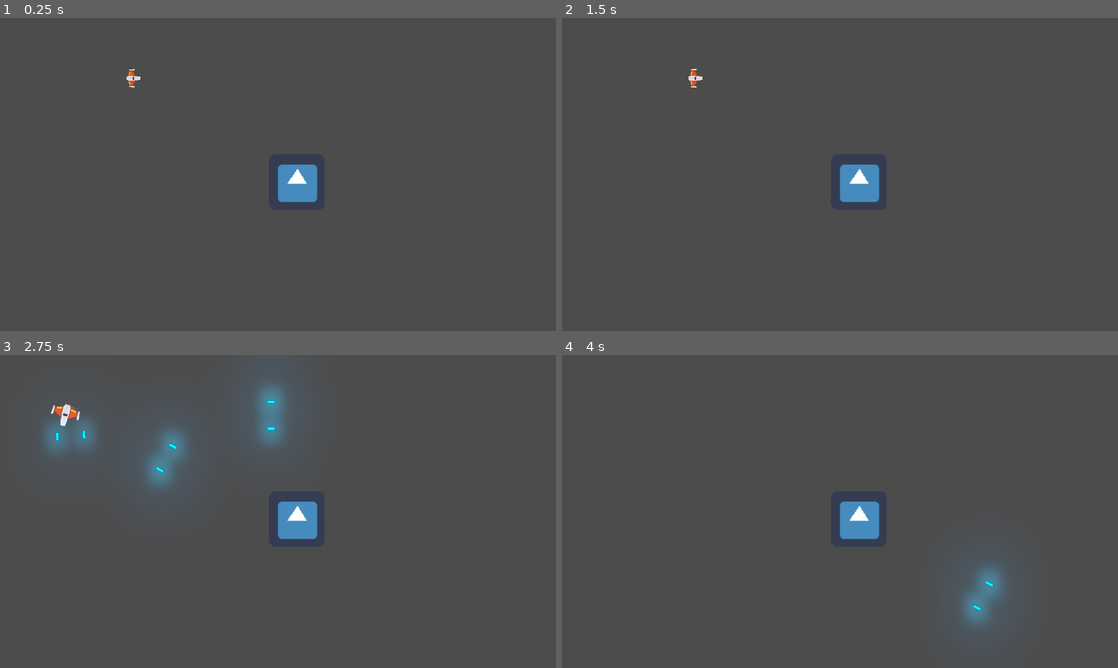
Above: before the commit, frames 1-4 (two rows, left to right).
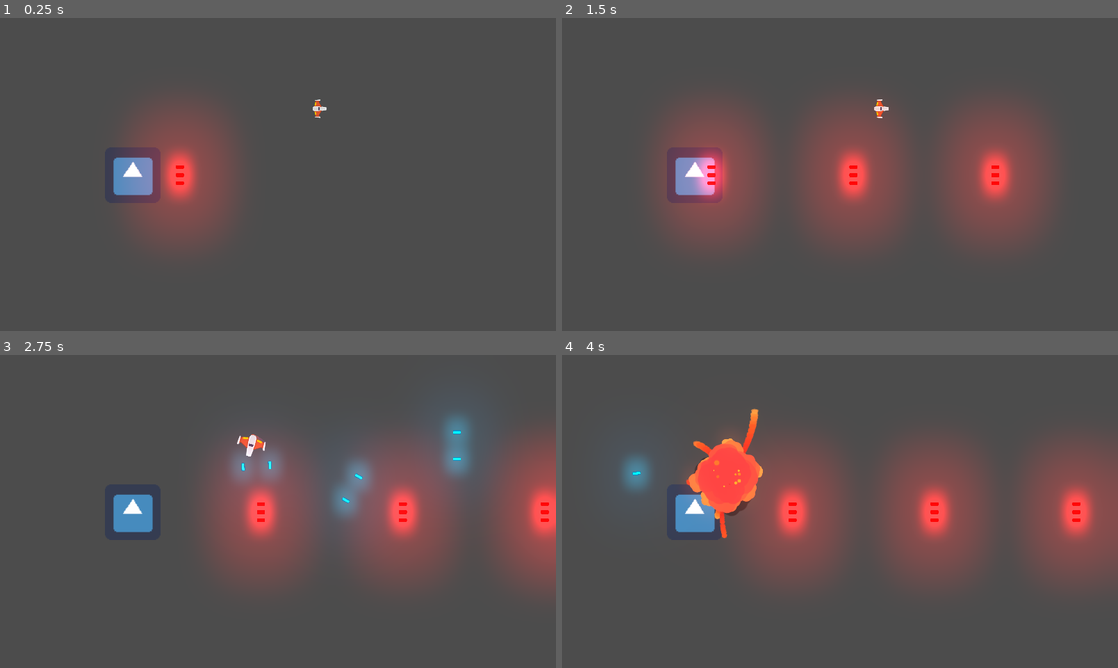
Above: after the commit, the same moments.

Repository: ChristianDTC/Game-Meteorite
Game: Godot game, scene res://Game/Levels/LevelTest.tscn
Two runs of this game, one before a commit and one after it. Both use one fixed random seed, a clock stepped at 60 frames per second and the inputs below. The engine's default icon, where the game draws it, is replaced by a stand-in: a white triangle on a blue panel in a dark square.
Inputs (mouse positions are in pixels of both pictures, inside the frame that each line leads up to):
- Up to frame 1 (0.25 s): no input
- Up to frame 2 (1.5 s): move the mouse to (962, 158) at 0.52 s; hold Right (rotate_right) 0.53-1.28 s; hold Space (shot_main) 0.53-1.28 s; move the mouse to (728, 190) at 1.27 s; hold Down (move_down) from 1.28 s (still down); right-click (728, 190) at 1.35 s
- Up to frame 3 (2.75 s): move the mouse to (333, 442) at 2.02 s; release Down (move_down) at 2.03 s; hold Right (rotate_right) from 2.03 s (still down); hold Space (shot_main) from 2.03 s (still down)
- Up to frame 4 (4 s): move the mouse to (812, 574) at 2.77 s; release Right (rotate_right) at 2.78 s; release Space (shot_main) at 2.78 s; hold W (move_up) 2.78-3.53 s; right-click (812, 574) at 2.85 s; move the mouse to (1006, 558) at 3.52 s; hold Left (rotate_left) from 3.53 s (still down); hold Space (shot_main) from 3.53 s (still down)

The runs differ from the first frame. In frame 1, 8.4% of the frame differs, in the area x 20-59%, y 16-73%; in frame 2, 22%; in frame 3, 26%; in frame 4, 28%, in the area x 10-100%, y 17-88%.

Commit message:
hasta ahora
* el enemigo dispara
* tiene su efecto visual
* falta corregir sonido y rayo de más!!!
* player recibe daño
* tiene sonido de imparcto
* se destruye tras cierta cantidad de daño

Diff:
--- /dev/null
+++ b/Game/Enemys/Area2D.gd
@@ -0,0 +1,5 @@
+# AREA DE COLISION
+extends Area2D
+
+func take_damage(damage: float):
+	owner.take_damage(damage)
--- a/Game/Enemys/EnemyDummy.gd
+++ b/Game/Enemys/EnemyDummy.gd
@@ -1,7 +1,15 @@
 # ENEMIGO DUMMY
 extends Node2D
 
+var hit_points:float = 10.0
 
+func _process(delta: float) ->void:
+	$Muzzle.set_is_shoting(true)
+
+func take_damage(damage: float) -> void:
+	hit_points -= damage
+	if hit_points <= 0.0:
+		queue_free()
 
 func _on_Area2D_body_entered(body: Node) -> void:
 	if body is Player:
--- a/Game/Enemys/EnemyDummy.tscn
+++ b/Game/Enemys/EnemyDummy.tscn
@@ -1,7 +1,11 @@
-[gd_scene load_steps=4 format=2]
+[gd_scene load_steps=8 format=2]
 
 [ext_resource path="res://icon.png" type="Texture" id=1]
 [ext_resource path="res://Game/Enemys/EnemyDummy.gd" type="Script" id=2]
+[ext_resource path="res://Game/Enemys/Area2D.gd" type="Script" id=3]
+[ext_resource path="res://Game/Laser/Muzzle.tscn" type="PackedScene" id=4]
+[ext_resource path="res://Game/Laser/LaserEnemy.tscn" type="PackedScene" id=5]
+[ext_resource path="res://Game/Laser/laserShot.wav" type="AudioStream" id=6]
 
 [sub_resource type="RectangleShape2D" id=1]
 extents = Vector2( 31, 31 )
@@ -13,6 +17,9 @@
 [node name="Area2D" type="Area2D" parent="."]
 position = Vector2( 1, 0 )
 collision_layer = 2
+collision_mask = 9
+gravity_vec = Vector2( 0, 0 )
+script = ExtResource( 3 )
 
 [node name="CollisionShape2D" type="CollisionShape2D" parent="Area2D"]
 shape = SubResource( 1 )
@@ -20,4 +27,24 @@
 [node name="Sprite" type="Sprite" parent="."]
 texture = ExtResource( 1 )
 
+[node name="Muzzle" parent="." instance=ExtResource( 4 )]
+laser = ExtResource( 5 )
+timing_shot = 0.7
+velocity_laser = 700
+
+[node name="PositionLeft2" type="Position2D" parent="Muzzle"]
+position = Vector2( 0, -15 )
+scale = Vector2( 1, 1 )
+
+[node name="PositionRight2" type="Position2D" parent="Muzzle"]
+position = Vector2( 0, 15 )
+scale = Vector2( 1, 1 )
+
+[node name="ShotSFX2" type="AudioStreamPlayer2D" parent="Muzzle"]
+scale = Vector2( 1.72671, 1.61591 )
+stream = ExtResource( 6 )
+bus = "SFX"
+
+[node name="TimerCooling2" type="Timer" parent="Muzzle"]
+
 [connection signal="body_entered" from="Area2D" to="." method="_on_Area2D_body_entered"]
--- a/Game/Laser/Laser.gd
+++ b/Game/Laser/Laser.gd
@@ -1,3 +1,4 @@
+# PROYECTIL
 class_name Laser
 extends Area2D
 
@@ -18,5 +19,24 @@
 	position += velocity * delta
 
 
+# METODOS CUSTOM
+func harm(other_body: CollisionObject2D) -> void: # dañar
+	if other_body.has_method("take_damage"):
+		other_body.take_damage(damage)
+	queue_free()
+
+
+# SEÑALES INTERNAS
 func _on_VisibilityNotifier2D_screen_exited() -> void:
 	queue_free()
+
+func _on_Laser_area_entered(area: Area2D) -> void:
+	if area.has_method("take_damage"):
+		area.take_damage(damage)
+	queue_free()
+
+func _on_body_entered(body: Node) -> void:
+	harm(body)
+
+func _on_area_entered(area: Area2D) -> void:
+	harm(area)
--- a/Game/Laser/Laser.tscn
+++ b/Game/Laser/Laser.tscn
@@ -9,8 +9,8 @@
 modulate = Color( 0, 1.48627, 2, 1 )
 scale = Vector2( 0.5, 1 )
 z_as_relative = false
-collision_layer = 0
-collision_mask = 0
+collision_layer = 8
+collision_mask = 6
 script = ExtResource( 2 )
 
 [node name="Sprite" type="Sprite" parent="."]
@@ -24,4 +24,7 @@
 [node name="VisibilityNotifier2D" type="VisibilityNotifier2D" parent="."]
 scale = Vector2( 2.84, 0.64 )
 
+[connection signal="area_entered" from="." to="." method="_on_Laser_area_entered"]
+[connection signal="area_entered" from="." to="." method="_on_area_entered"]
+[connection signal="body_entered" from="." to="." method="_on_body_entered"]
 [connection signal="screen_exited" from="VisibilityNotifier2D" to="." method="_on_VisibilityNotifier2D_screen_exited"]
--- a/Game/Laser/Muzzle.gd
+++ b/Game/Laser/Muzzle.gd
@@ -1,4 +1,5 @@
-class_name Muzzle # CAÑON
+# CAÑON
+class_name Muzzle
 extends Node2D
 
 
--- a/Game/Laser/RayLaser/LaserBeam2D.gd
+++ b/Game/Laser/RayLaser/LaserBeam2D.gd
@@ -1,6 +1,7 @@
 # Casts a laser along a raycast, emitting particles on the impact point.
 # Use `is_casting` to make the laser fire and stop.
 # You can attach it to a weapon or a ship; the laser will rotate with its parent.
+
 # RAYO LASER
 class_name LaserBeam2D
 extends RayCast2D
@@ -16,6 +17,7 @@
 # It plays appearing and disappearing animations when it's not animating.
 # See `appear()` and `disappear()` for more information.
 var is_casting := false setget set_is_casting
+var radio_damage:float = 8.0
 
 onready var fill := $FillLine2D
 onready var tween := $Tween
@@ -32,7 +34,7 @@
 
 func _physics_process(delta: float) -> void:
 	cast_to = (cast_to + Vector2.RIGHT * cast_speed * delta).clamped(max_length)
-	cast_beam()
+	cast_beam(delta)
 
 
 func set_is_casting(cast: bool) -> void:
@@ -55,7 +57,7 @@
 
 # Controls the emission of particles and extends the Line2D to `cast_to` or the ray's
 # collision point, whichever is closest.
-func cast_beam() -> void:
+func cast_beam(delta: float) -> void:
 	var cast_point := cast_to
 
 	force_raycast_update()
@@ -65,6 +67,8 @@
 		cast_point = to_local(get_collision_point())
 		collision_particles.global_rotation = get_collision_normal().angle()
 		collision_particles.position = cast_point
+		if get_collider().has_method("take_damage"):
+			get_collider().take_damage(radio_damage * delta)
 
 	fill.points[1] = cast_point
 	beam_particles.position = cast_point * 0.5
--- a/Game/Laser/RayLaser/LaserBeam2D.tscn
+++ b/Game/Laser/RayLaser/LaserBeam2D.tscn
@@ -64,7 +64,8 @@
 scale = Vector2( 1.5, 1.5 )
 enabled = true
 cast_to = Vector2( 0, 0 )
-collision_mask = 8
+collision_mask = 6
+collide_with_areas = true
 script = ExtResource( 1 )
 
 [node name="FillLine2D" type="Line2D" parent="."]
--- a/Game/Levels/LevelTest.tscn
+++ b/Game/Levels/LevelTest.tscn
@@ -11,10 +11,10 @@
 explosion = ExtResource( 4 )
 
 [node name="Player" parent="." instance=ExtResource( 1 )]
-position = Vector2( 461, 208 )
+position = Vector2( 1103, 313 )
 
 [node name="WorldEnvironment" type="WorldEnvironment" parent="."]
 environment = ExtResource( 2 )
 
 [node name="EnemyDummy" parent="." instance=ExtResource( 5 )]
-position = Vector2( 1026, 566 )
+position = Vector2( 458, 542 )
--- a/Game/Ship/Player.gd
+++ b/Game/Ship/Player.gd
@@ -9,6 +9,7 @@
 export var power_engine:int = 20 #potencia del motor
 export var power_rotation:int = 280 #potencia de rotación
 export var trail_max:int = 30 #estela máxima
+export var hit_points:float = 15.0 # cantidad de vida
 
 # ATRIBUTOS
 var state_actual:int = STATE.SPAWN
@@ -23,6 +24,7 @@
 onready var trail:Trail = $TrainPoint/Trail2D
 onready var motor_sfx:Motor = $MotorSFX
 onready var collider:CollisionShape2D = $CollisionShape2D
+onready var impact_sfx:AudioStreamPlayer = $ImpactSFX
 
 # METODOS
 func _ready() -> void:
@@ -110,6 +112,11 @@
 func destroy() -> void:
 	controller_state(STATE.DEAD)
 
+func take_damage(damage: float) -> void:
+	hit_points -= damage
+	if hit_points <= 0.0:
+		destroy()
+	impact_sfx.play()
 
 #SEÑALES INTERNAS
 func _on_AnimationPlayer_animation_finished(anim_name: String) ->void:
--- a/Game/Ship/Player.tscn
+++ b/Game/Ship/Player.tscn
@@ -7,7 +7,9 @@
 [ext_resource path="res://Game/Laser/laserShot.wav" type="AudioStream" id=5]
 [ext_resource path="res://Game/Laser/RayLaser/LaserBeam2D.tscn" type="PackedScene" id=6]
 [ext_resource path="res://Game/Ship/Trail/Trail2D.tscn" type="PackedScene" id=7]
+[ext_resource path="res://Game/Laser/LaserPlayer.tscn" type="PackedScene" id=8]
 [ext_resource path="res://Game/Ship/Motor/MotorSFX.tscn" type="PackedScene" id=9]
+[ext_resource path="res://Game/Ship/Impact_sfx.wav" type="AudioStream" id=10]
 
 [sub_resource type="CircleShape2D" id=1]
 radius = 38.1182
@@ -68,6 +70,7 @@
 
 [node name="Muzzle" parent="." instance=ExtResource( 4 )]
 rotation = 1.5708
+laser = ExtResource( 8 )
 velocity_laser = 800
 
 [node name="PositionLeft" parent="Muzzle" index="0"]
@@ -90,14 +93,19 @@
 [node name="Trail2D" parent="TrainPoint" instance=ExtResource( 7 )]
 target_path = NodePath("..")
 
-[node name="MotorSFX" parent="." instance=ExtResource( 9 )]
-
 [node name="AnimationPlayer" type="AnimationPlayer" parent="."]
 root_node = NodePath(".")
 autoplay = "spawn"
 anims/RESET = SubResource( 2 )
 anims/spawn = SubResource( 3 )
 
+[node name="MotorSFX" parent="." instance=ExtResource( 9 )]
+
+[node name="ImpactSFX" type="AudioStreamPlayer" parent="."]
+stream = ExtResource( 10 )
+volume_db = -10.0
+bus = "SFX"
+
 [connection signal="animation_finished" from="AnimationPlayer" to="." method="_on_AnimationPlayer_animation_finished"]
 
 [editable path="Muzzle"]
Not shown, added: Game/Ship/Impact_sfx.wav.import
Not shown: 1 places in Game/Ship/Player.tscn that only renumber resources
Not shown, added: Game/Ship/Impact_sfx.wav
